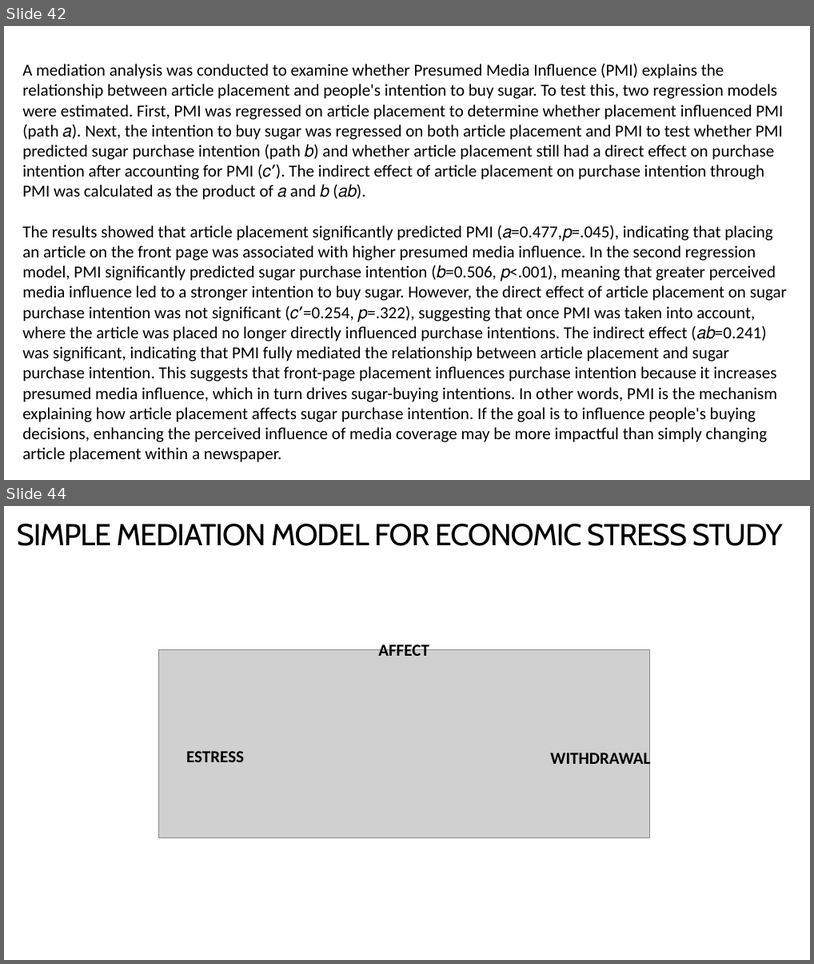
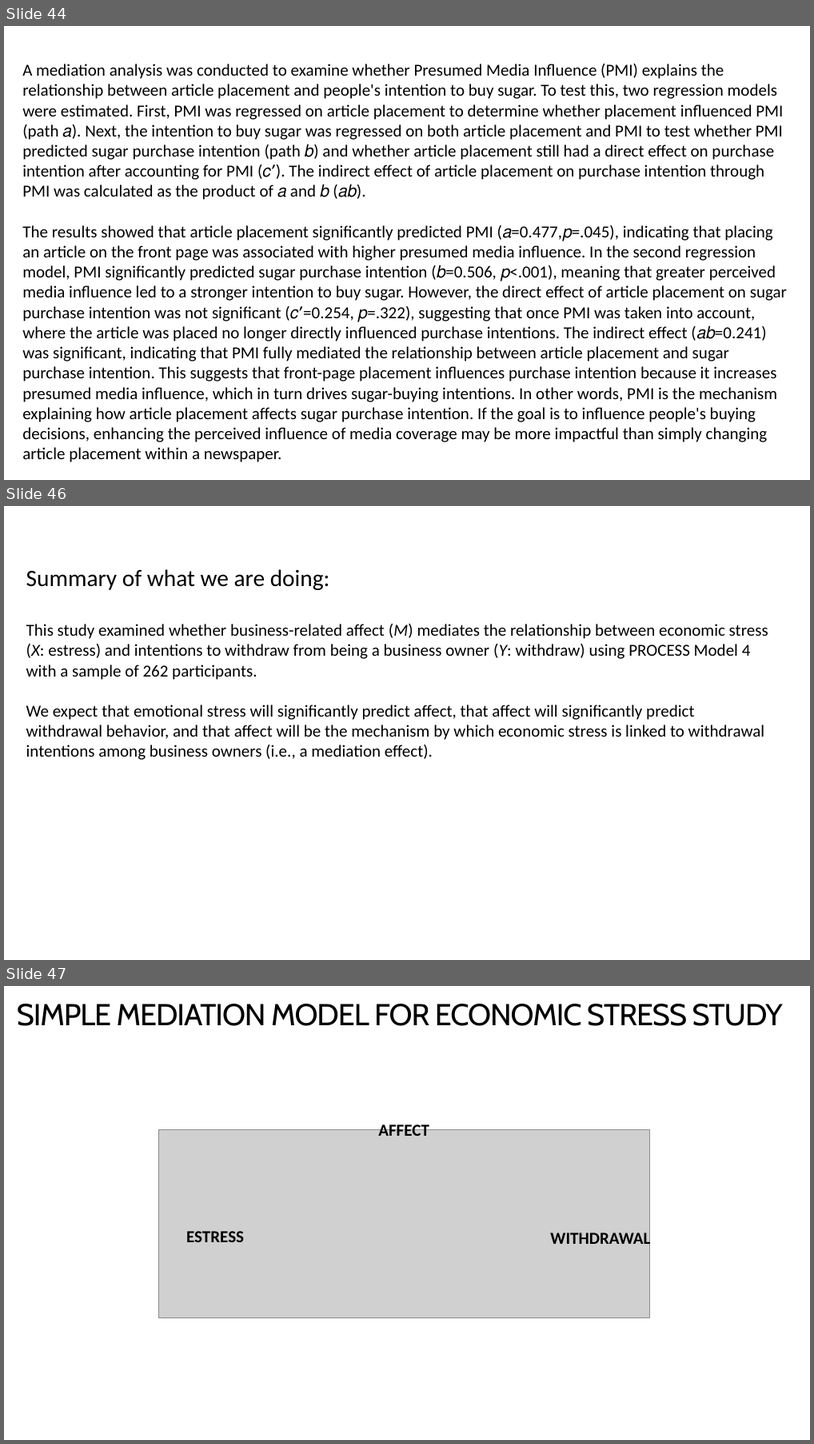
Before and after one commit to bigdataforsocialjustice/stats-for-social-justice, a slide deck: slides/medmod/lecture.pptx. Shown one above the other, each under a label of ours: slides 42 and 44 before the commit, slides 44, 46 and 47 after it; the slides between them are not shown. The pictures are 814x964 and 814x1444 pixels, drawn with LibreOffice and Linux fonts; fonts in the diff are those of the drawing; grey boxes stand for pictures. Boxes give left, top, right and bottom in pixels: in the first picture for what was removed or moved away, otherwise in the second. Text is boxed around its words. In the diff, an @@ line names an element or a change of style, - is before the commit and + after.

```diff
--- a/slides/medmod/lecture.pptx
+++ b/slides/medmod/lecture.pptx
@@ slide 46 added at (4,506,810,960), background #FFFFFF @@
@@ text added at (26,569,769,760), 20 pt, text #000000 @@
+Summary of what we are doing:
+This study examined whether business-related affect (M) mediates the relationship between economic stress (X: estress) and intentions to withdraw from being a business owner (Y: withdraw) using PROCESS Model 4 with a sample of 262 participants.
+We expect that emotional stress will significantly predict affect, that affect will significantly predict withdrawal behavior, and that affect will be the mechanism by which economic stress is linked to withdrawal intentions among business owners (i.e., a mediation effect).
@@ what was slide 42 is now slide 44 @@
@@ what was slide 44 is now slide 47 @@
```
Also in this commit, not shown: 4 slides changed, 6 other slides added, 14 slides removed.
